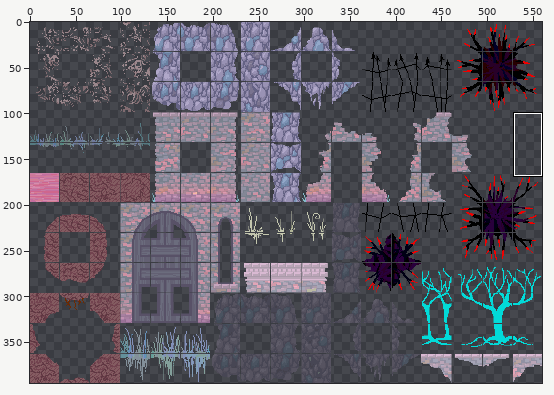
Two versions of one sprite sheet, Assets/Sprites/Palettes/Tile Sprites/Tileset2.png. The picture above shows the old version from afar; the outline marks the close-up.
Close-up. Before:
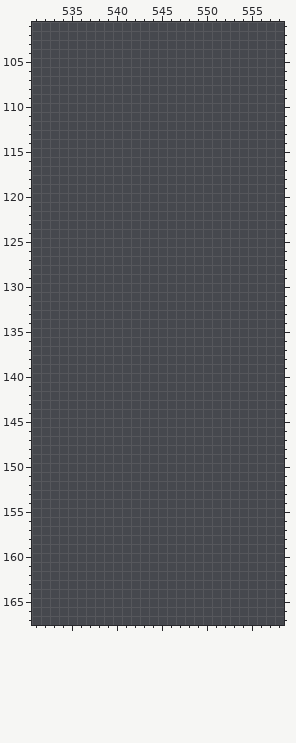
The file is 560x395 pixels. Colours within 5 levels of each other are drawn and written as one. Shown: x 531..558, y 101..167.
Palette (. is transparent): 
The result:
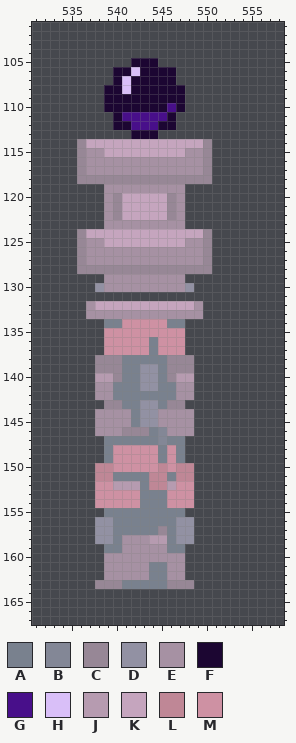
Colours new in this view: A #79818e  B #838796  C #978796  D #9291a3  E #a691a3  F #1c0632  G #480f8a  H #d9bff8  J #b69bb0  K #c5a5be  L #bf8796  M #ce91a3
From old to new:
y 105: x 542..544 ... -> FFF
y 106: x 540..546 ....... -> FFHFFFF
y 107: x 540..546 ....... -> FHFFFFF
y 108: x 539..547 ......... -> FFHFFFFFF
y 109: x 539..547 ......... -> FFFFFFFFF
y 110: x 539..547 ......... -> FFFFFFFGF
y 111: x 540..546 ....... -> FGGGGGF
y 112: x 540..546 ....... -> FFGGGFF
y 113: x 542..544 ... -> FFF
y 114: x 536..550 ............... -> CKKKKKKKKKKKKKC
y 115: x 536..550 ............... -> CEEKKKKKKKKKEEC
y 116..117: x 536..550 ............... -> CEEEEEEEEEEEEEC
y 118: x 536..550 ............... -> CCCCCCCCCCCCCCC
y 119: x 539..547 ......... -> EEEEEEEEE
y 120..122: x 539..547 ......... -> ECKKKKKCE
y 123: x 539..547 ......... -> EEEEEEEEE
y 124: x 536..550 ............... -> CKKKKKKKKKKKKKC
y 125: x 536..550 ............... -> CEEKKKKKKKKKEEC
y 126..127: x 536..550 ............... -> CEEEEEEEEEEEEEC
y 128: x 536..550 ............... -> CCCCCCCCCCCCCCC
y 129: x 539..547 ......... -> EEEEEEEEE
y 130: x 538..548 ........... -> DEEEEEEEEED
y 132: x 537..549 ............. -> EKKKKKKKKKKKE
y 133: x 537..549 ............. -> EEEEEEEEEEEEE
y 134: x 539..547 ......... -> AAMMMMMAA
y 135: x 539..547 ......... -> MMMMMMMMM
y 136..137: x 539..547 ......... -> MMMMMAMMM
y 138: x 538..548 ........... -> CCCAAAAACCC
y 139: x 538..548 ........... -> CCCAADDACCC
y 140: x 538..548 ........... -> JJCAADDACJJ
y 141: x 538..548 ........... -> EEAAADDAAEE
y 142: x 538..548 ........... -> EEAAAAAAAEE
y 143: x 539..547 ......... -> CCAADDACC
y 144..145: x 538..548 ........... -> EEEEADDEEEE
y 146: x 538..548 ........... -> EEECCCABEEE
y 147: x 539..547 ......... -> AAAAAABAA
y 148..149: x 539..547 ......... -> AMMMMMAMA
y 150: x 538..548 ........... -> LLMMMMMLMLL
y 151: x 538..548 ........... -> LLAAAALLALL
y 152: x 538..548 ........... -> MMJJJALLJMM
y 153..154: x 538..548 ........... -> MMMMMAAAMMM
y 155: x 539..547 ......... -> AAAAAAAAA
y 156: x 538..548 ........... -> DDAAAAAAADD
y 157: x 538..548 ........... -> DDAAAAACADD
y 158: x 538..548 ........... -> DDAEEEJJADD
y 159: x 539..547 ......... -> AAEEEEEAA
y 160: x 539..547 ......... -> EEEEEEEEE
y 161..162: x 539..547 ......... -> EEEEEAAEE
y 163: x 538..548 ........... -> CCCAAAAACCC
Where, in picture pixels (left, top, right, bottom), the same in both close-ups:
added: (77, 58, 212, 589)
